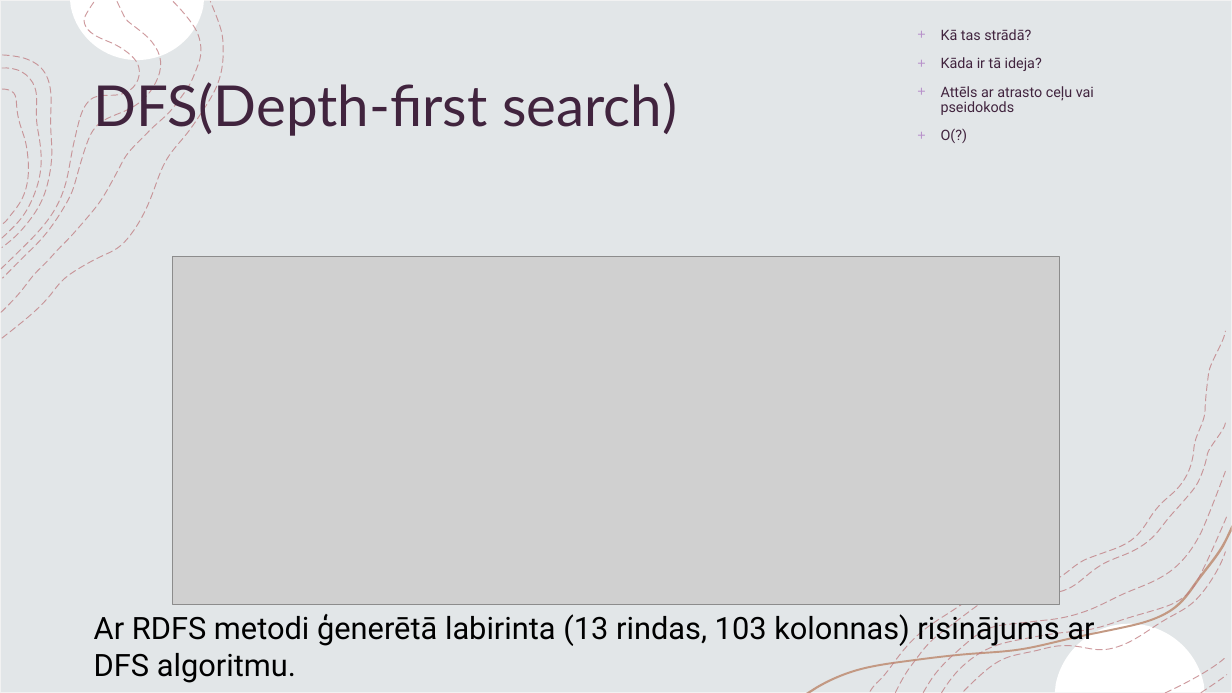
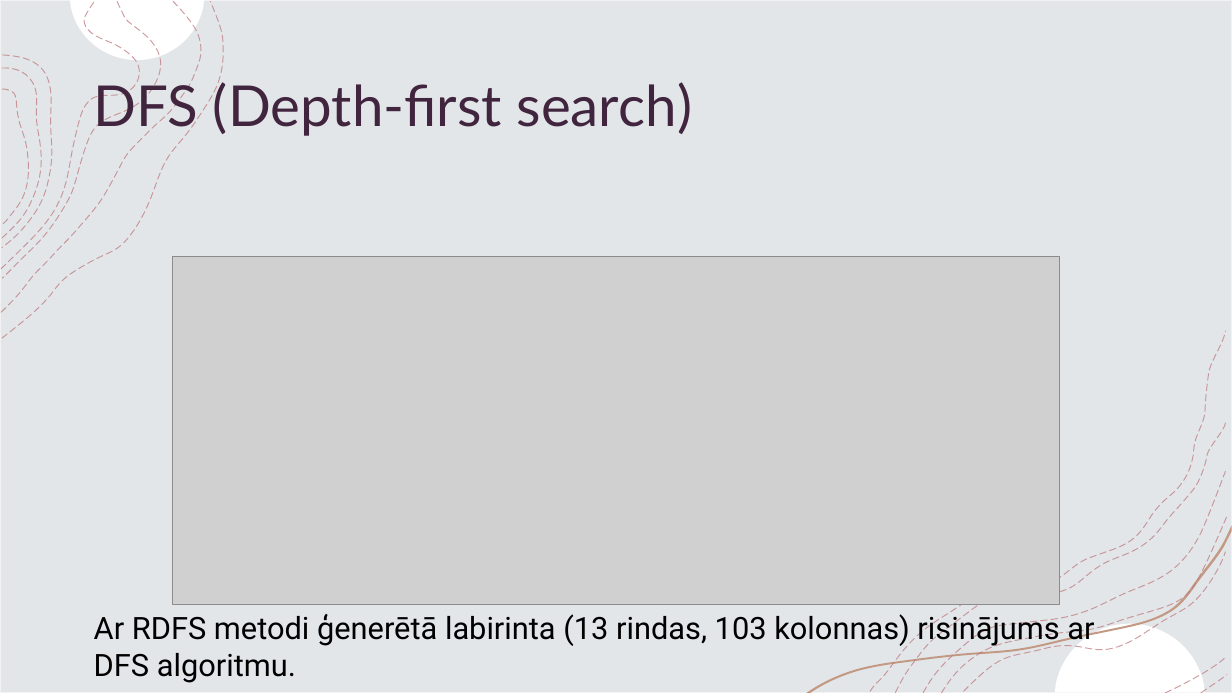
Before and after one commit to 4math/maze_solver, a slide deck: slide 5 of slides/Slides.pptx (slide 6 before the commit). Drawn at 1232x693 pixels with LibreOffice and Linux fonts; fonts in the diff are those of the drawing; grey boxes stand for pictures. Boxes give left, top, right and bottom in pixels: in the first picture for what was removed or moved away, otherwise in the second. Text is boxed around its words. In the diff, an @@ line names an element or a change of style, - is before the commit and + after.

```diff
--- a/slides/Slides.pptx
+++ b/slides/Slides.pptx
@@ text removed at [941,29,1094,143] @@
-+ Kā tas strādā?
-+ Kāda ir tā ideja?
-+ Attēls ar atrasto ceļu vai pseidokods
-+ O(?)
@@ title at [94,77,692,136]: spaces changed @@
-DFS(Depth-first search)
+DFS (Depth-first search)
```
Also in this commit, not shown: 9 other slides changed, 1 slide removed, 1 other file.
